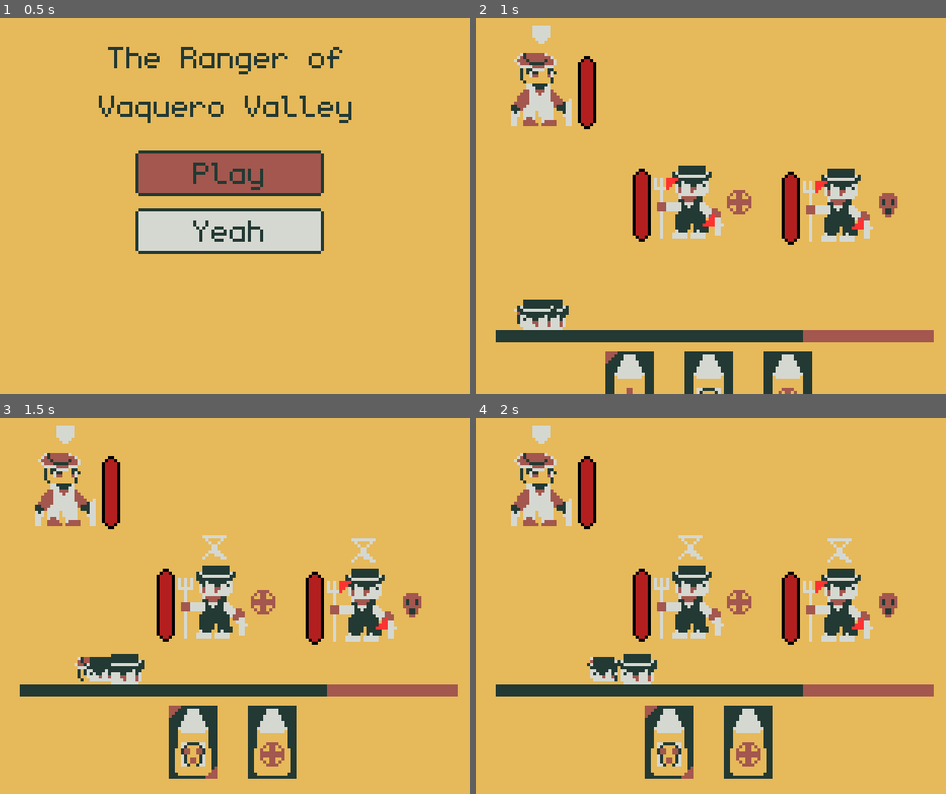
Above: before the commit, frames 1-4 (two rows, left to right).
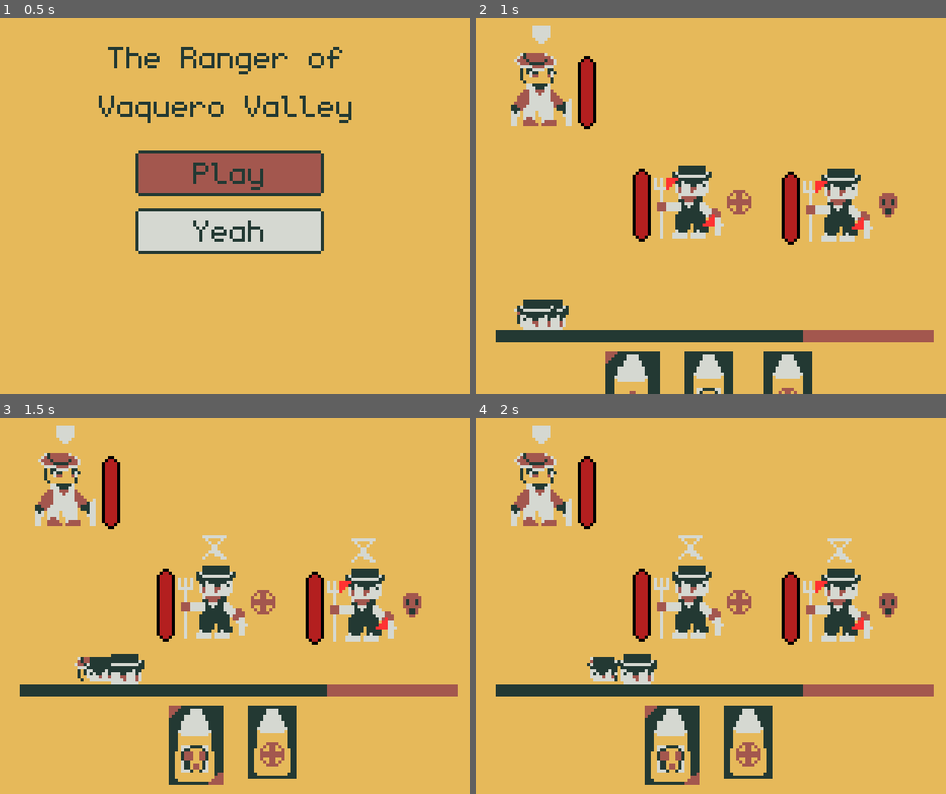
Above: after the commit, the same moments.

Repository: JohnathanRH/GBJAM
Game: Godot game, scene res://screens/main_menu/main_menu.tscn
The game is run twice, just before and just after one commit, with the same random seed, the same clock (stepped at 60 frames per second) and the same inputs.
Inputs:
- Up to frame 1 (0.5 s): no input
- Up to frame 2 (1 s): tap Enter (A) at 0.5 s; hold D (pad_right) from 0.53 s (still down); hold Enter (A) from 0.53 s (still down)
- Up to frame 3 (1.5 s): release D (pad_right) at 1.28 s; release Enter (A) at 1.28 s; hold S (pad_down) from 1.28 s (still down); tap Enter (A) at 1.35 s
- Up to frame 4 (2 s): keep holding S (pad_down)

Frame 1 is identical in both runs. In frame 2, 0.3% of the frame differs, in the area x 29-40%, y 88-100%; in frame 3, 1.0%; in frame 4, 1.0%, in the area x 35-48%, y 76-98%.

Commit message:
add tween on combat card selection

Diff:
--- a/wild-west/props/bullet_button/bullet_button.gd
+++ b/wild-west/props/bullet_button/bullet_button.gd
@@ -4,14 +4,30 @@
 @export var normal_texture: CompressedTexture2D
 @export var selected_texture: CompressedTexture2D
 
+@export var select_scale: Vector2 = Vector2(1.1, 1.1)
+@export var normal_scale: Vector2 = Vector2(1.0, 1.0)
+@export var animation_time: float = 0.15
 
 var bullet: Bullet
+var tween: Tween
 
 func selected() -> void:
 	texture = selected_texture
+	_animate_scale(select_scale)
 
 func unselected() -> void:
 	texture = normal_texture
+	_animate_scale(normal_scale)
 
 func set_icon(texture: CompressedTexture2D) -> void:
 	$Icon.texture = texture
+
+func _animate_scale(target_scale: Vector2) -> void:
+	if tween and tween.is_running():
+		tween.kill()
+
+	tween = create_tween()
+	tween.set_ease(Tween.EASE_OUT)
+	tween.set_trans(Tween.TRANS_QUAD)
+
+	tween.tween_property(self, "scale", target_scale, animation_time)
